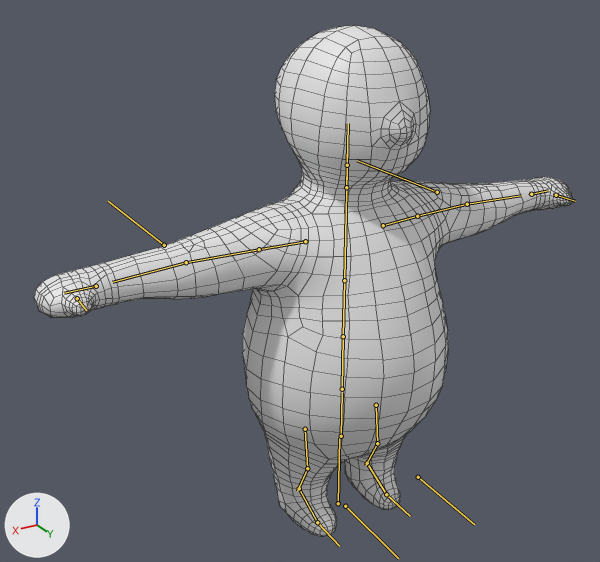
The FBX model Assets/Art/3D/Models/MainCharacter/CH_MainCharacter.fbx as it was, and as the next commit left it.
Rendered twice from a 50 mm camera at (1.074, 1.58, 1.499) aimed at (0.109, -0.029, 0.695). Arrows for +X, +Y and +Z are at lower left; the lights stay in place. The bones that bend it are drawn over the model as lines. Mesh edges are drawn as thin lines.
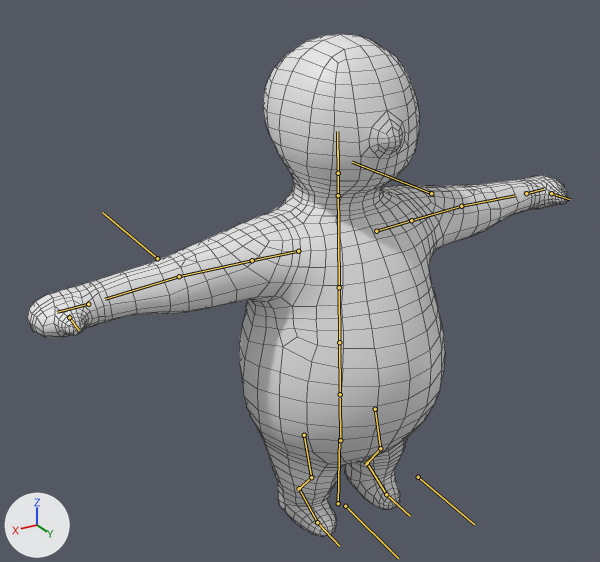
The newer file adds an action. The first version stands in its rest pose; the second is drawn at frame 20 of the action 'Armature|Idle'.

What differs and where, as boxes (x1, y1, x2, y2) in the pictures (600 x 562 px):
'Mesh.001', posed
    before: (34, 26, 572, 536)
    after: (27, 34, 568, 536)
bone 'Pelvis', root to tip
    before: (341, 436) to (342, 392)
    after: (340, 440) to (340, 398)
bone 'UpperLeg_L', root to tip
    before: (376, 405) to (377, 443)
    after: (375, 409) to (380, 448)
bone 'LowerLeg_L', root to tip
    before: (377, 443) to (365, 465)
    after: (380, 448) to (365, 465)
bone 'UpperLeg_R', root to tip
    before: (305, 429) to (307, 468)
    after: (304, 435) to (311, 477)
bone 'LowerLeg_R', root to tip
    before: (307, 468) to (297, 491)
    after: (311, 477) to (297, 490)

What changed in the scene script:
```text
Change bone_pelvis:
    where bone_pelvis = bpy.data.objects['Armature'].pose.bones['Pelvis']  # child of 'Root'
    bone_pelvis.location: (0.0, 0.0, 0.0) -> (0.0, -0.015, 0.0)
    bone_pelvis.rotation_quaternion: (1.0, 0.0, 0.0, 0.0) -> (1.0, 0.017, 0.0, 0.0)  # degrees (0, 0, 0) -> degrees (2, 0, 0)
Change bone_upperleg_l:
    where bone_upperleg_l = bpy.data.objects['Armature'].pose.bones['UpperLeg_L']  # child of 'Pelvis'
    bone_upperleg_l.rotation_quaternion: (1.0, 0.0, 0.0, 0.0) -> (0.998, 0.066, -0.004, -0.01)  # degrees (0, 0, 0) -> degrees (8, 0, -1)
Change bone_lowerleg_l:
    where bone_lowerleg_l = bpy.data.objects['Armature'].pose.bones['LowerLeg_L']  # child of 'UpperLeg_L'
    bone_lowerleg_l.rotation_quaternion: (1.0, 0.0, 0.0, 0.0) -> (0.989, -0.149, 0.0, 0.0)  # degrees (0, 0, 0) -> degrees (-17, 0, 0)
Change bone_upperleg_r:
    where bone_upperleg_r = bpy.data.objects['Armature'].pose.bones['UpperLeg_R']  # child of 'Pelvis'
    bone_upperleg_r.rotation_quaternion: (1.0, 0.0, 0.0, 0.0) -> (0.995, 0.097, -0.004, -0.01)  # degrees (0, 0, 0) -> degrees (11, 0, -1)
Change bone_lowerleg_r:
    where bone_lowerleg_r = bpy.data.objects['Armature'].pose.bones['LowerLeg_R']  # child of 'UpperLeg_R'
    bone_lowerleg_r.rotation_quaternion: (1.0, 0.0, 0.0, 0.0) -> (0.975, -0.223, 0.0, 0.0)  # degrees (0, 0, 0) -> degrees (-26, 0, 0)
```
